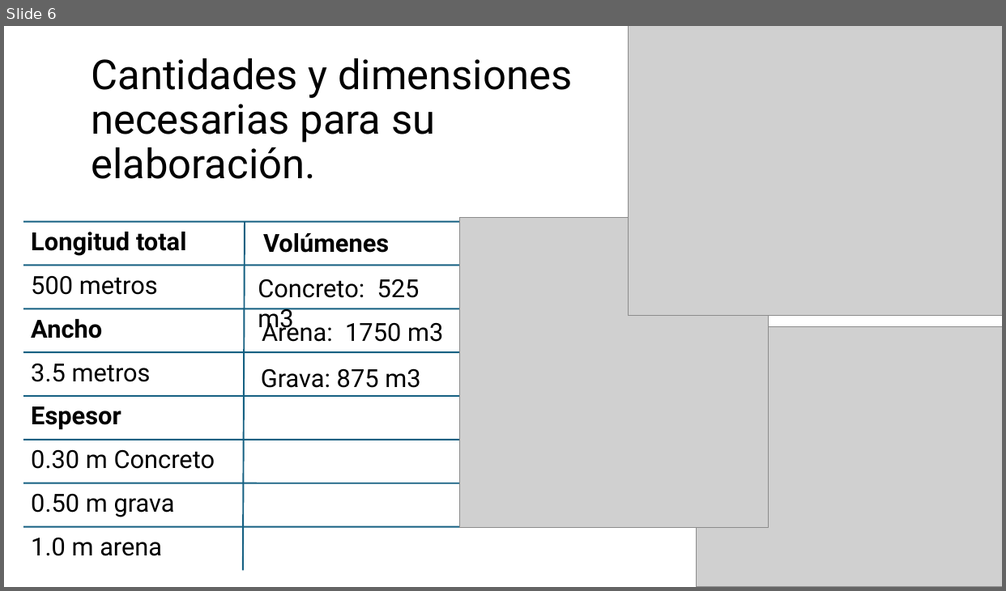
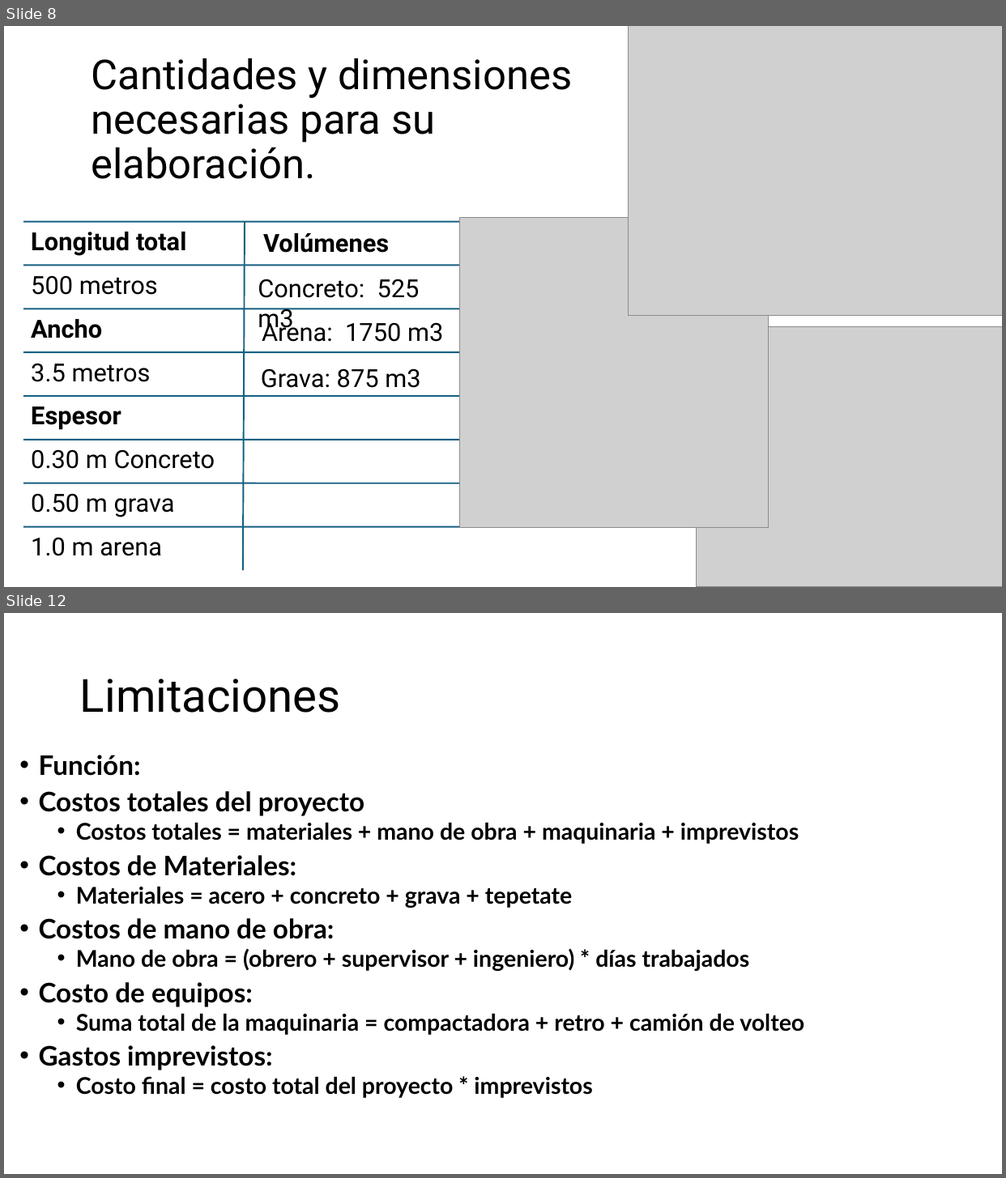
Before and after one commit to santi-padi/Proyecto-simulaci-n-Monte-Carlo, a slide deck: Proyectomodulo2_LopezM_PadillaA_OrozcoJ..pptx. Shown one above the other, each under a label of ours: slide 6 before the commit, slides 8 and 12 after it; the slides between them are not shown. The pictures are 1006x591 and 1006x1178 pixels, drawn with LibreOffice and Linux fonts; fonts in the diff are those of the drawing; grey boxes stand for pictures. Boxes give left, top, right and bottom in pixels: in the first picture for what was removed or moved away, otherwise in the second. Text is boxed around its words. In the diff, an @@ line names an element or a change of style, - is before the commit and + after.

```diff
--- a/Proyectomodulo2_LopezM_PadillaA_OrozcoJ..pptx
+++ b/Proyectomodulo2_LopezM_PadillaA_OrozcoJ..pptx
@@ slide 12 added at [4, 613, 1002, 1174], background #FFFFFF @@
@@ title added at [80, 679, 341, 713], 44 pt, text #000000 @@
+Limitaciones
@@ text added at [39, 755, 804, 1098], 22.2 pt, text #000000, bold @@
+• Función:
+• Costos totales del proyecto
+  • Costos totales = materiales + mano de obra + maquinaria + imprevistos
+• Costos de Materiales:
+  • Materiales = acero + concreto + grava + tepetate
+• Costos de mano de obra:
+  • Mano de obra = (obrero + supervisor + ingeniero) * días trabajados
+• Costo de equipos:
+  • Suma total de la maquinaria = compactadora + retro + camión de volteo
+• Gastos imprevistos:
+  • Costo final = costo total del proyecto * imprevistos
@@ what was slide 6 is now slide 8 @@
```
Also in this commit, not shown: 3 slides changed, 7 other slides added, 1 slide removed.
